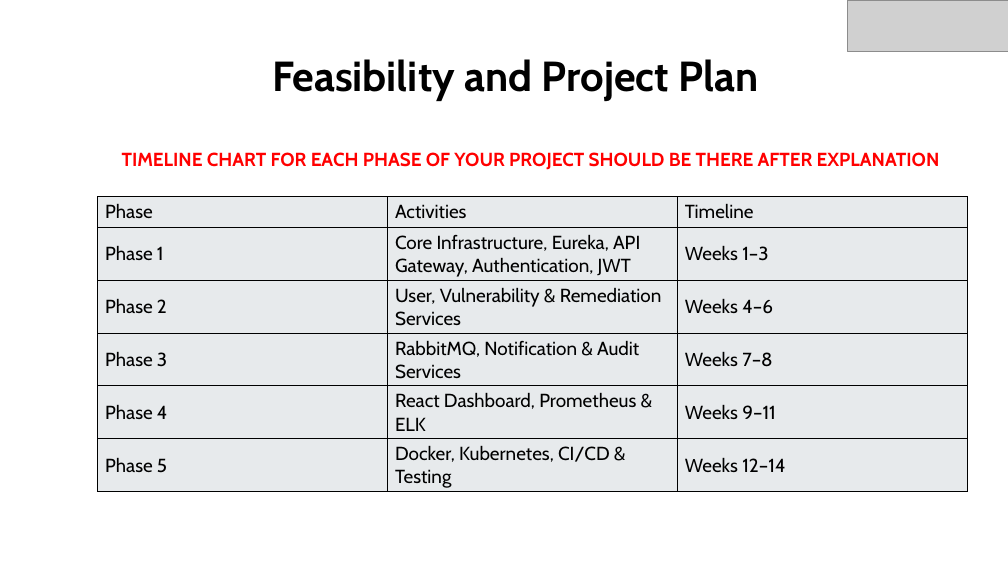
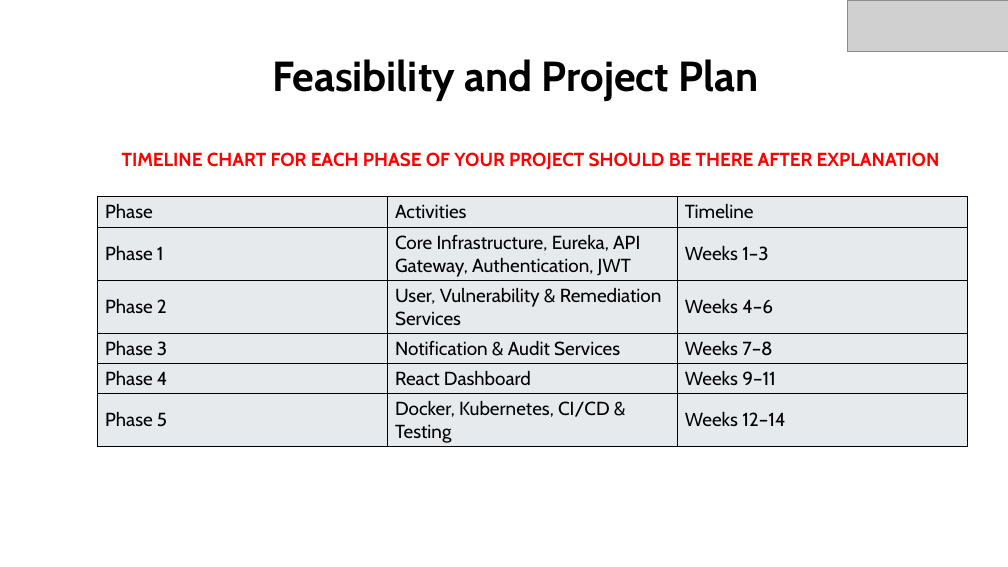
Before and after one commit to pranith2006-boop/KLH-CSE-2026-2027-B2-VTRS, a slide deck: slide 8 of docs/SOA PROJECT PPT.pptx. Drawn at 1008x567 pixels with LibreOffice and Linux fonts; fonts in the diff are those of the drawing; grey boxes stand for pictures. Boxes give left, top, right and bottom in pixels: in the first picture for what was removed or moved away, otherwise in the second. Text is boxed around its words. In the diff, an @@ line names an element or a change of style, - is before the commit and + after.

Commit message:
PPT edited

```diff
--- a/docs/SOA PROJECT PPT.pptx
+++ b/docs/SOA PROJECT PPT.pptx
@@ table at (98,197,966,447) @@
-row 4, column 2: RabbitMQ, Notification & Audit Services
+row 4, column 2: Notification & Audit Services
-row 5, column 2: React Dashboard, Prometheus & ELK
+row 5, column 2: React Dashboard
```
